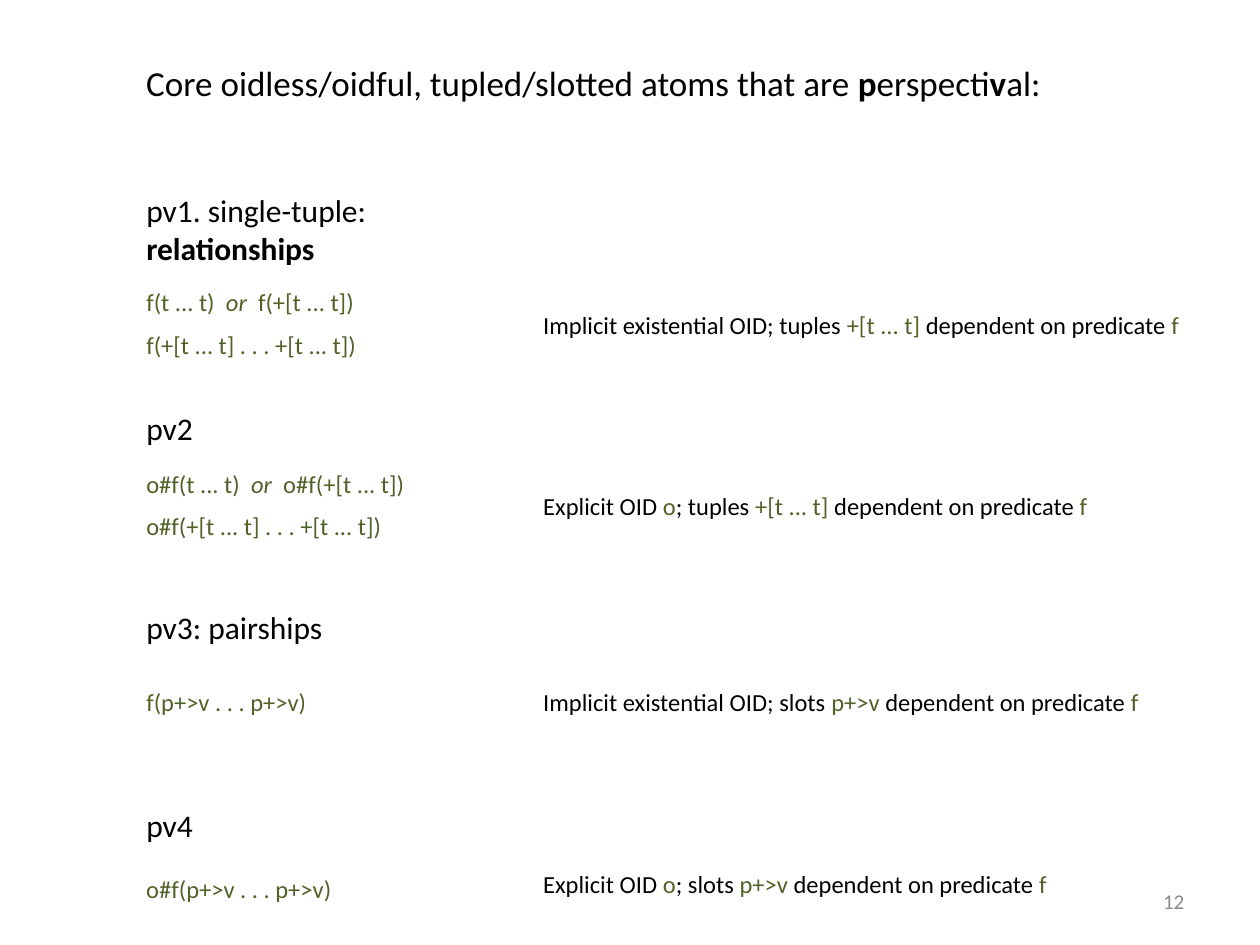
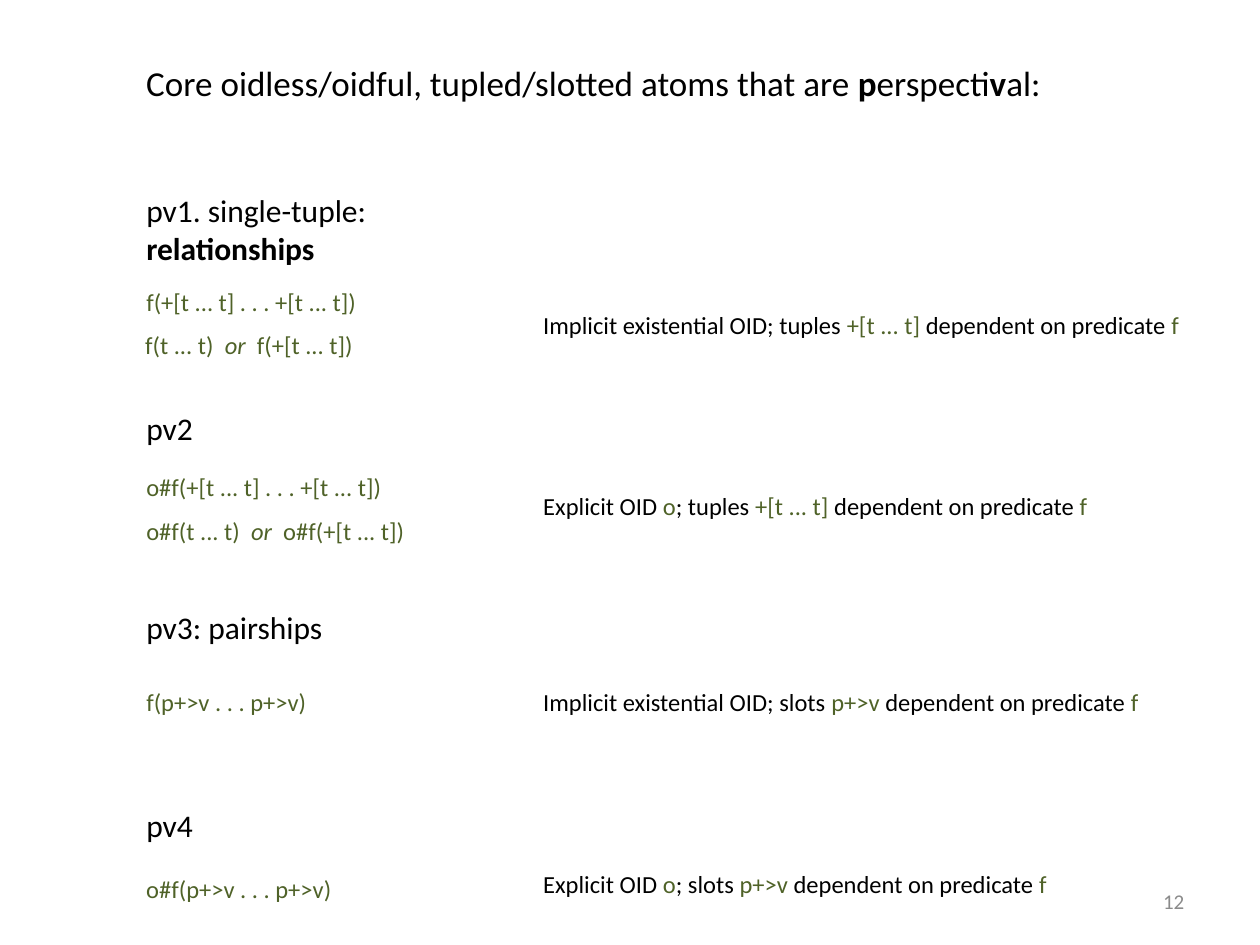
Before and after one commit to RuleML/ruleml-website, a slide deck: slide 12 of talks/PSOAMetamodelGrailogWedding.pptx. Drawn at 1260x945 pixels with LibreOffice and Linux fonts; fonts in the diff are those of the drawing. Boxes give left, top, right and bottom in pixels: in the first picture for what was removed or moved away, otherwise in the second. Text is boxed around its words. In the diff, an @@ line names an element or a change of style, - is before the commit and + after.

```diff
--- a/talks/PSOAMetamodelGrailogWedding.pptx
+++ b/talks/PSOAMetamodelGrailogWedding.pptx
@@ text "f(+[t ... t] . . ...": place and size @@
-text "f(+[t ... t] . . ..." at (146,336,356,358)
+text "f(+[t ... t] . . ..." at (146,293,356,315)
@@ text "f(t ... t) or f(+[t ...": place and size @@
-text "f(t ... t) or f(+[t ..." at (146,293,354,315)
+text "f(t ... t) or f(+[t ..." at (145,336,352,358)
@@ text "o#f(+[t ... t] . . ...": place and size @@
-text "o#f(+[t ... t] . . ..." at (146,517,381,539)
+text "o#f(+[t ... t] . . ..." at (146,478,381,500)
@@ text "o#f(t ... t) or o#f(+[t ...": place and size @@
-text "o#f(t ... t) or o#f(+[t ..." at (146,475,404,497)
+text "o#f(t ... t) or o#f(+[t ..." at (146,522,404,544)
```
Also in this commit, not shown: 5 other slides changed, 1 slide added, 1 other file.
